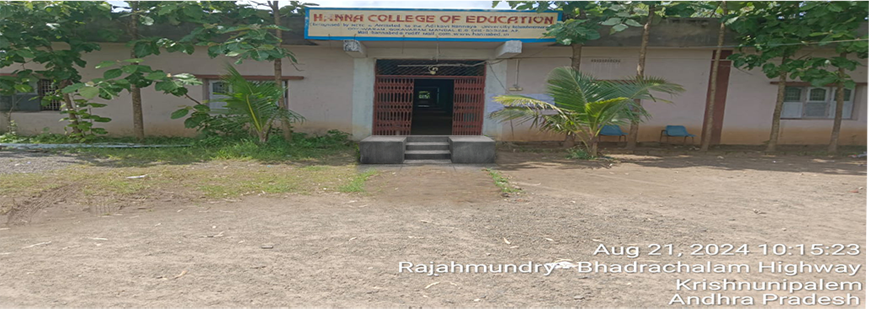
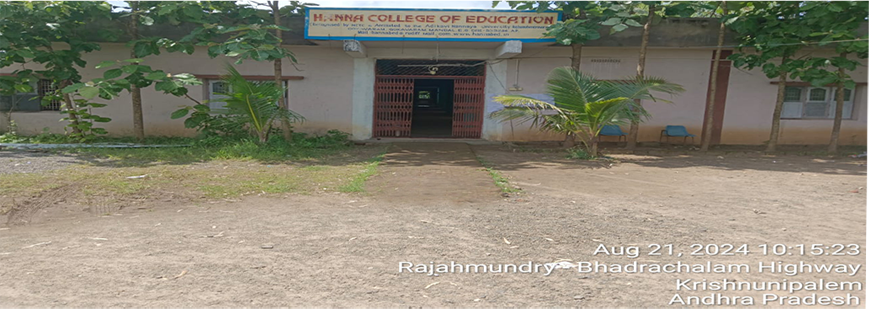
Comparing the layer stacks of the two 869px x 309px images. Changes:
hid "Elm-after" over [353, 135, 501, 178]
